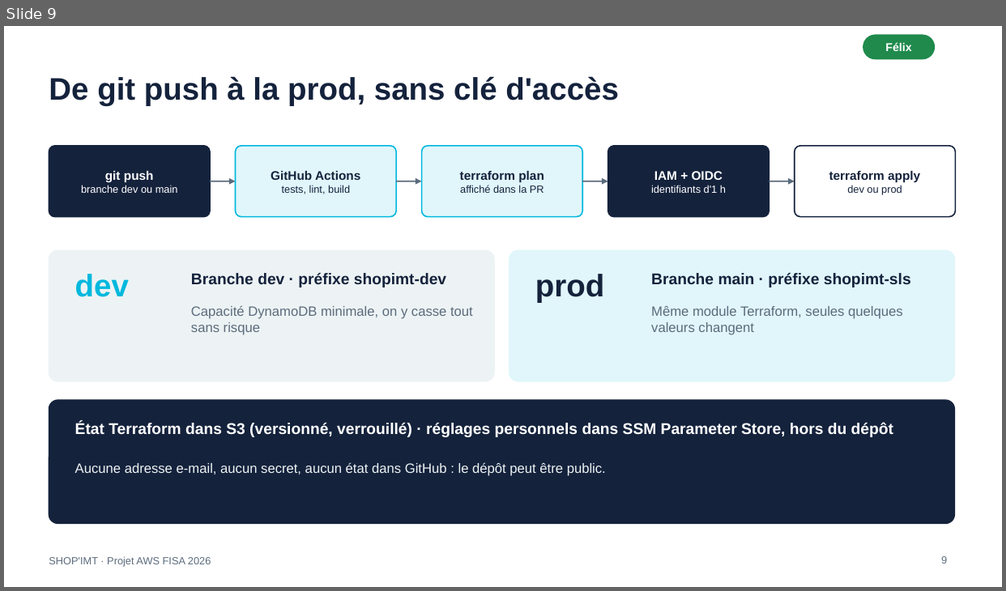
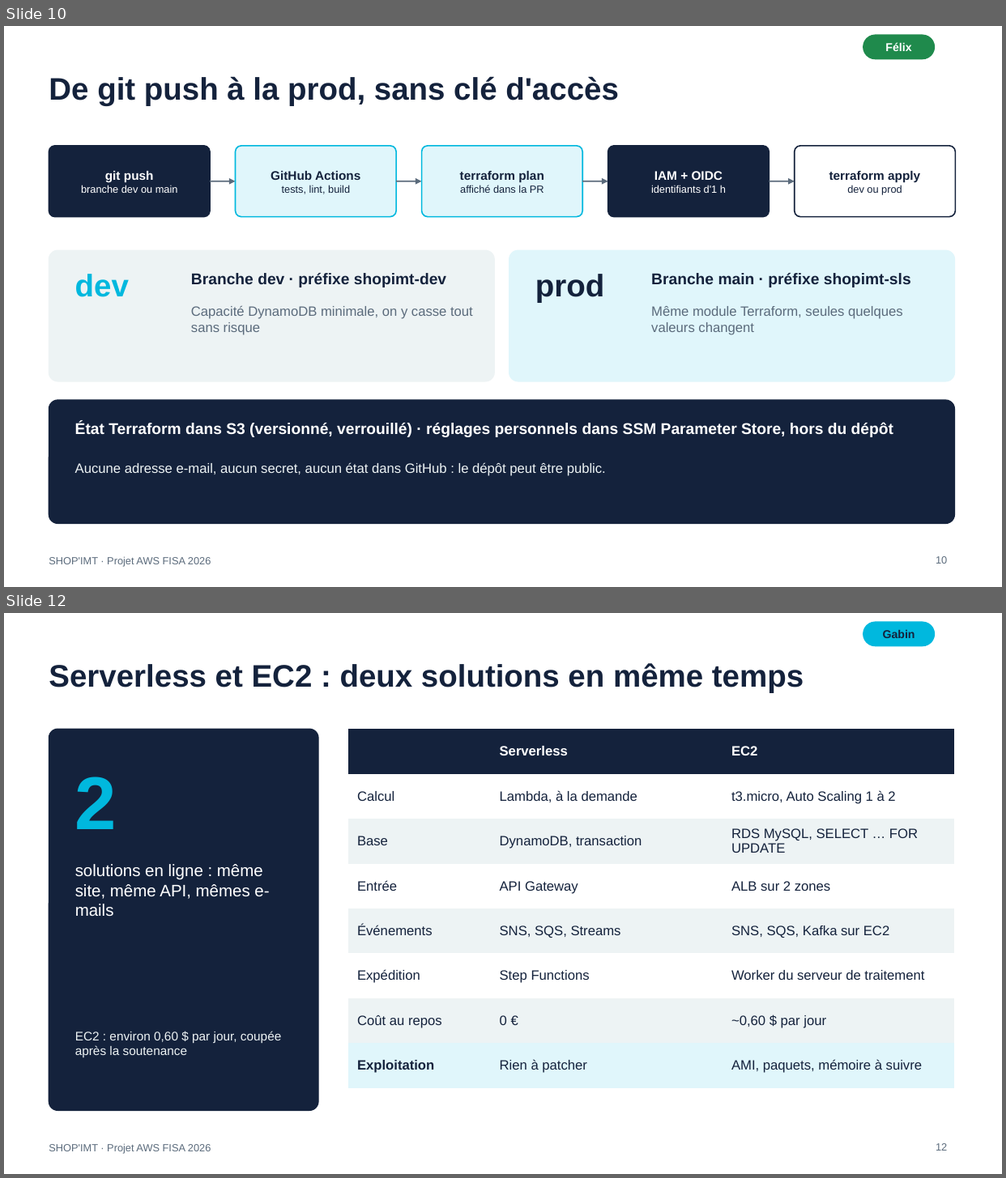
Before and after one commit to louizoom/shop-imt, a slide deck: docs/SHOP-IMT-presentation.pptx. Shown one above the other, each under a label of ours: slide 9 before the commit, slides 10 and 12 after it; the slides between them are not shown. The pictures are 1006x591 and 1006x1178 pixels, drawn with LibreOffice and Linux fonts; fonts in the diff are those of the drawing. Boxes give left, top, right and bottom in pixels: in the first picture for what was removed or moved away, otherwise in the second. Text is boxed around its words. In the diff, an @@ line names an element or a change of style, - is before the commit and + after.

```diff
--- a/docs/SHOP-IMT-presentation.pptx
+++ b/docs/SHOP-IMT-presentation.pptx
@@ slide 12 added at (4, 613, 1002, 1174), background #FFFFFF; not listed: 1 template element that a slide beside it also shows @@
@@ rounded rectangle added at (863, 622, 935, 646), fill #00B8DE, outline #00B8DE 1 pt @@
@@ text added at (883, 630, 915, 638), 11 pt, text #14223C, bold @@
+Gabin
@@ title added at (49, 663, 803, 693), 30 pt, text #14223C, bold @@
+Serverless et EC2 : deux solutions en même temps
@@ rounded rectangle added at (49, 729, 318, 1111), fill #14223C, outline #14223C 1 pt @@
@@ table added at (348, 729, 955, 1076), 8 rows, 3 columns @@
+ | Serverless | EC2
+Calcul | Lambda, à la demande | t3.micro, Auto Scaling 1 à 2
+Base | DynamoDB, transaction | RDS MySQL, SELECT … FOR UPDATE
+Entrée | API Gateway | ALB sur 2 zones
+Événements | SNS, SQS, Streams | SNS, SQS, Kafka sur EC2
+Expédition | Step Functions | Worker du serveur de traitement
+Coût au repos | 0 € | ~0,60 $ par jour
+Exploitation | Rien à patcher | AMI, paquets, mémoire à suivre
@@ text added at (75, 777, 117, 829), 72 pt, text #00B8DE, bold @@
+2
@@ text added at (75, 864, 269, 916), 16 pt, text #FFFFFF @@
+solutions en ligne : même site, même API, mêmes e-mails
@@ text added at (75, 1031, 281, 1058), 12 pt, text #EDF3F4 @@
+EC2 : environ 0,60 $ par jour, coupée après la soutenance
@@ page number added at (936, 1144, 947, 1151), 10 pt, text #5B6B7C @@
+12
@@ what was slide 9 is now slide 10 @@
@@ page number at (936, 557, 947, 564): text changed @@
-9
+10
```
Also in this commit, not shown: 4 slides changed, 1 other slide added, 33 other files.
